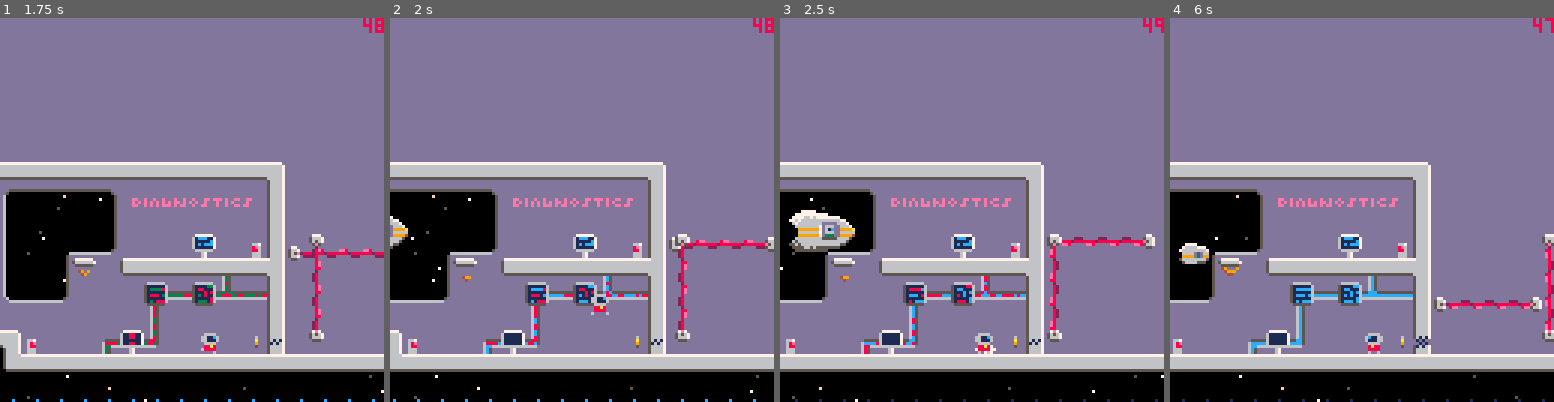
Above: before the commit, frames 1-4 (left to right).
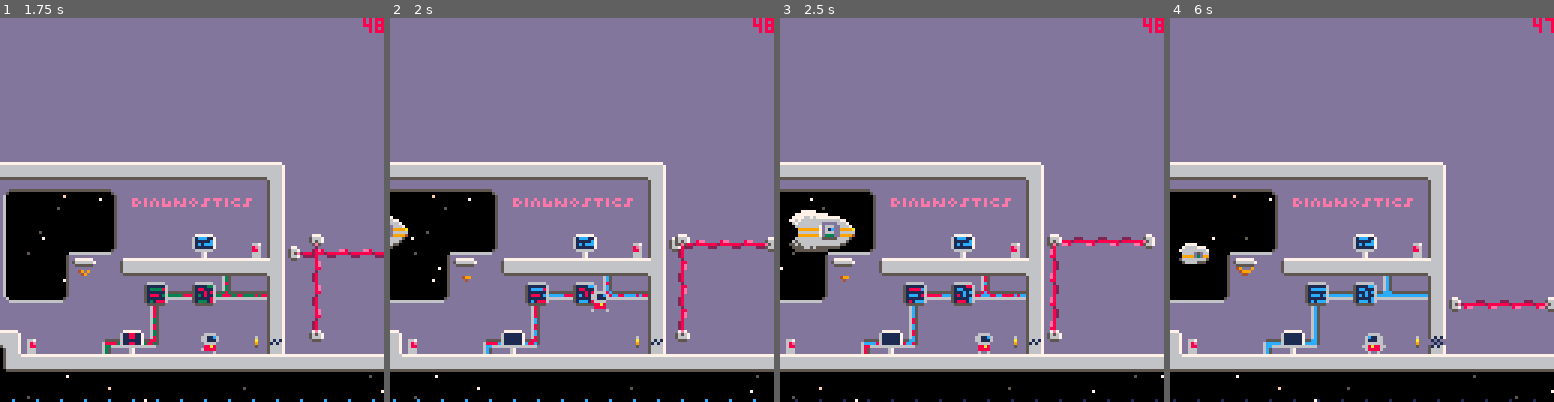
Above: after the commit, the same moments.

Repository: jgradim/gameoff-2020
Game: PICO-8 cartridge moonshot.p8
Two runs of this game, one before a commit and one after it. Both use one fixed random seed, a clock stepped at 60 frames per second and the inputs below.
Inputs:
- Up to frame 1 (1.75 s): tap X (X key) at 0.33, 1.07 s; tap O (Z key) at 0.7, 1.7 s; hold Right from 1.6 s (still down)
- Up to frame 2 (2 s): keep holding Right; tap X (X key) at 1.85 s
- Up to frame 3 (2.5 s): release Right at 2.1 s; tap O (Z key) at 2.1 s; hold Up 2.15-2.42 s; hold Right from 2.47 s (still down)
- Up to frame 4 (6 s): tap O (Z key) every 0.4 s from 2.5 to 5.7 s; tap X (X key) at 2.97, 4.08, 5.2 s; release Right at 3.03 s; hold Left 3.08-3.58 s; hold Down 3.63-3.97 s; hold Right 4.02-4.68 s; hold Up 4.73-5.03 s; hold Left 5.08-5.68 s; hold Down from 5.73 s (still down)

Frame 1 is identical in both runs. In frame 2, 0.2% of the frame differs, in the area x 52-58%, y 71-78%; in frame 3, less than 0.1%; in frame 4, 10%, in the area x 0-100%, y 37-100%.

Commit message:
Fix module arith by only using positive
In pico8, 1.10%0.25 is 0.10 but -1.10%0.25 is 0.15. Yeah, let's that
sink in.

Diff:
--- a/moonshot.p8
+++ b/moonshot.p8
@@ -1118,8 +1118,7 @@
 
 --todo:document
 function bucket(v,step)
- step=step or 0x0.01
- v-=sgn(v)*(v%step)
+ v-=(sgn(v)*v)%step
  if (abs(v)<step) v=0
  return v
 end
